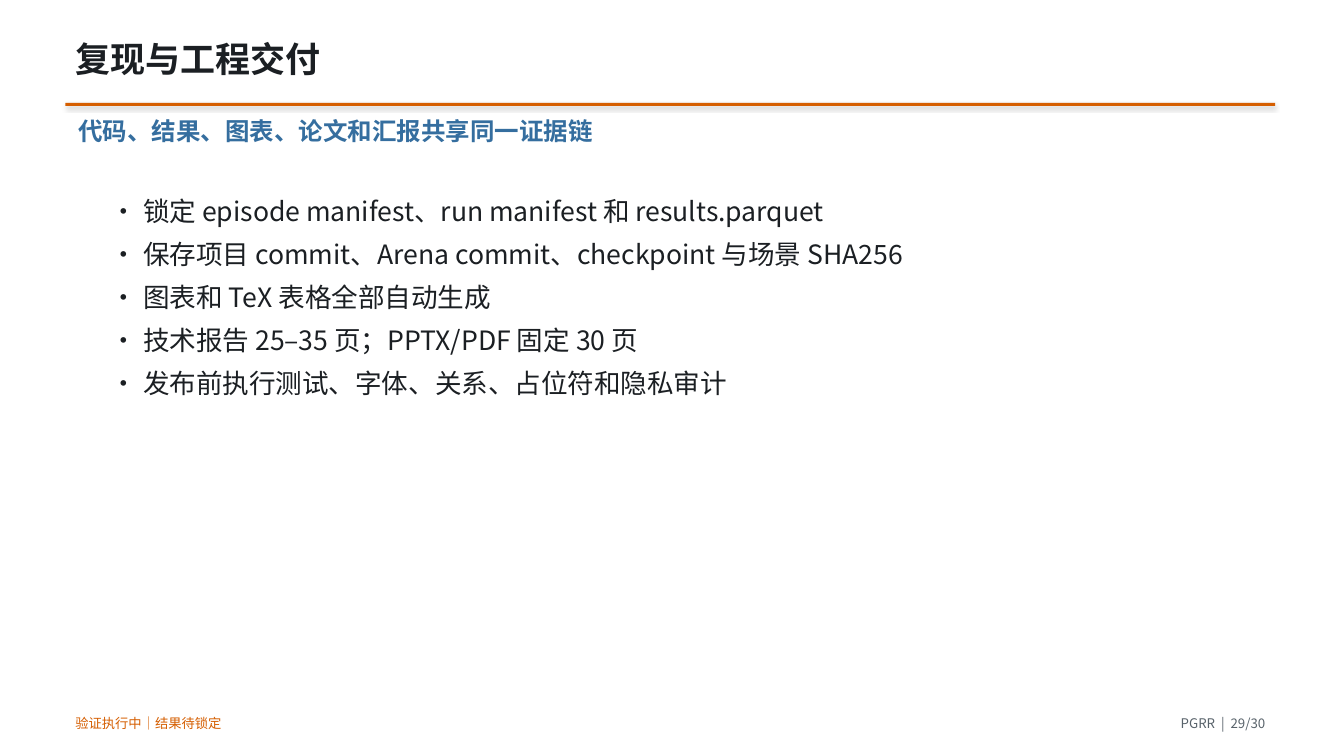
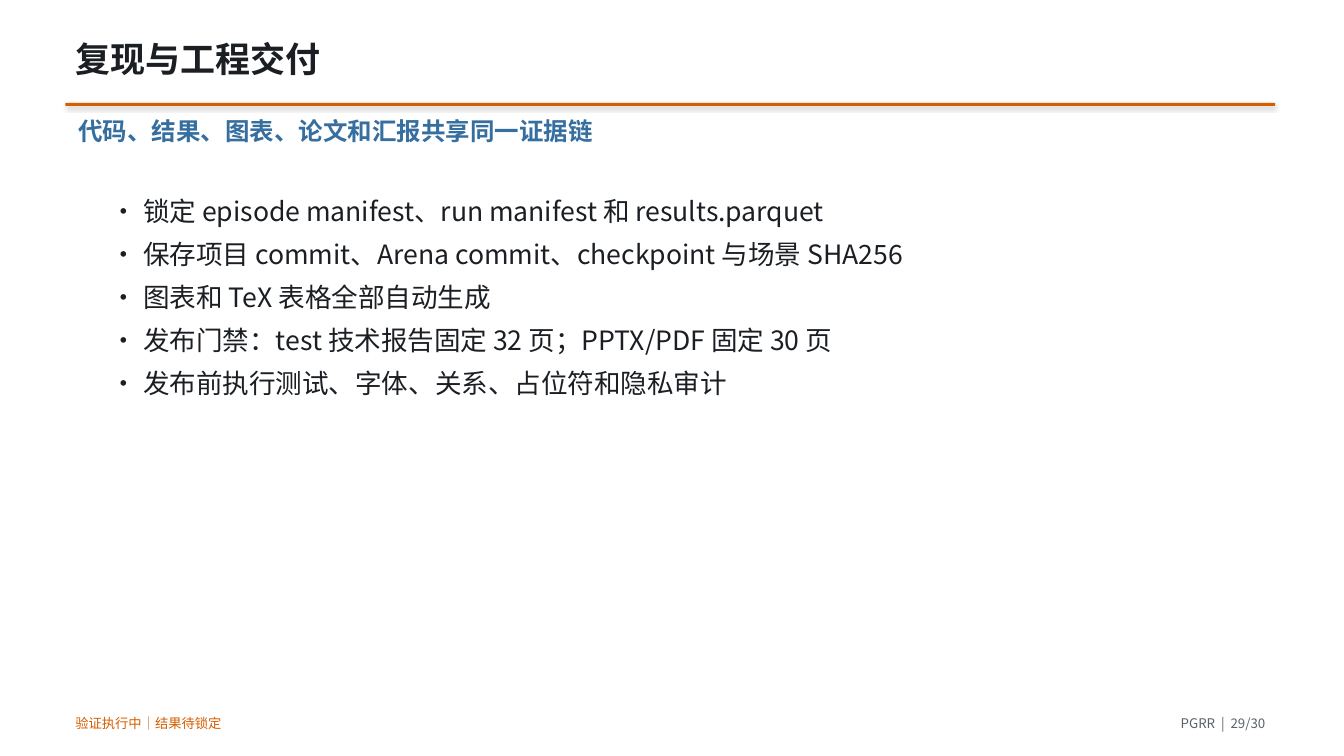
Before and after one commit to CC-robotics/PGRR, a slide deck: slide 29 of presentation/PGRR_report_zh.pptx. Drawn at 1344x756 pixels with LibreOffice and Linux fonts; fonts in the diff are those of the drawing. Boxes give left, top, right and bottom in pixels: in the first picture for what was removed or moved away, otherwise in the second. Text is boxed around its words. In the diff, an @@ line names an element or a change of style, - is before the commit and + after.

```diff
--- a/presentation/PGRR_report_zh.pptx
+++ b/presentation/PGRR_report_zh.pptx
@@ text at (143, 327, 833, 355): text changed @@
-• 技术报告 25–35 页；PPTX/PDF 固定 30 页
+• 发布门禁：test 技术报告固定 32 页；PPTX/PDF 固定 30 页
```
Also in this commit, not shown: 15 other files.
